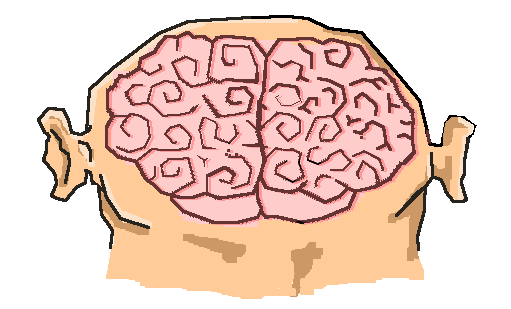
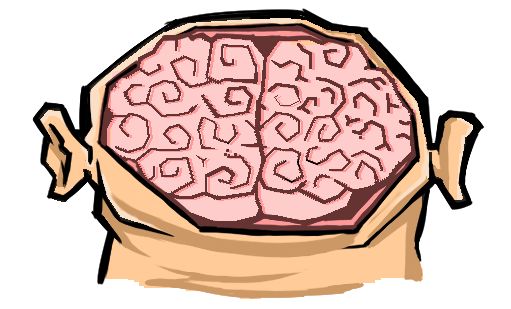
Two versions of the same layered image (w=511, h=309). Layer-by-layer changes:
removed layer "brain" over [105, 31, 431, 224]
removed layer "braincolour" over [108, 32, 419, 225]
removed layer "braincolour_2" over [112, 37, 417, 227]
removed layer "head" over [37, 15, 477, 251]
removed layer "head colour" over [38, 16, 474, 299]
renamed "Pasted Layer #2" to "Pasted Layer #4", showed it, painted on it over [32, 8, 485, 299]
